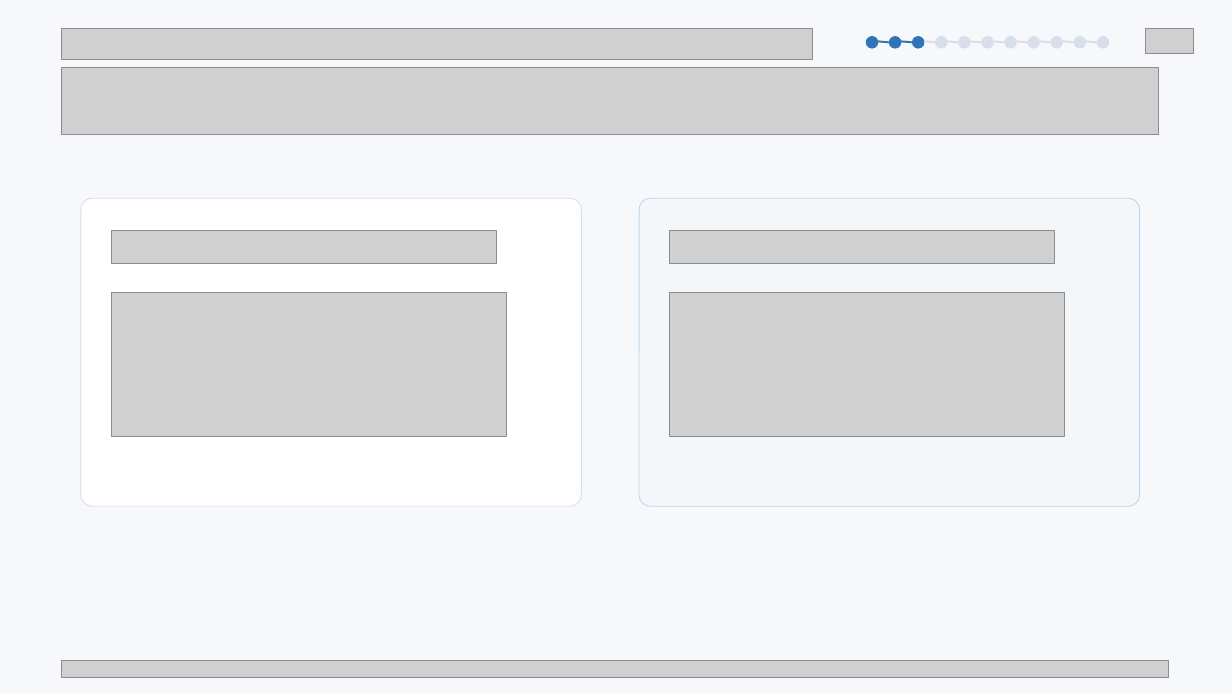
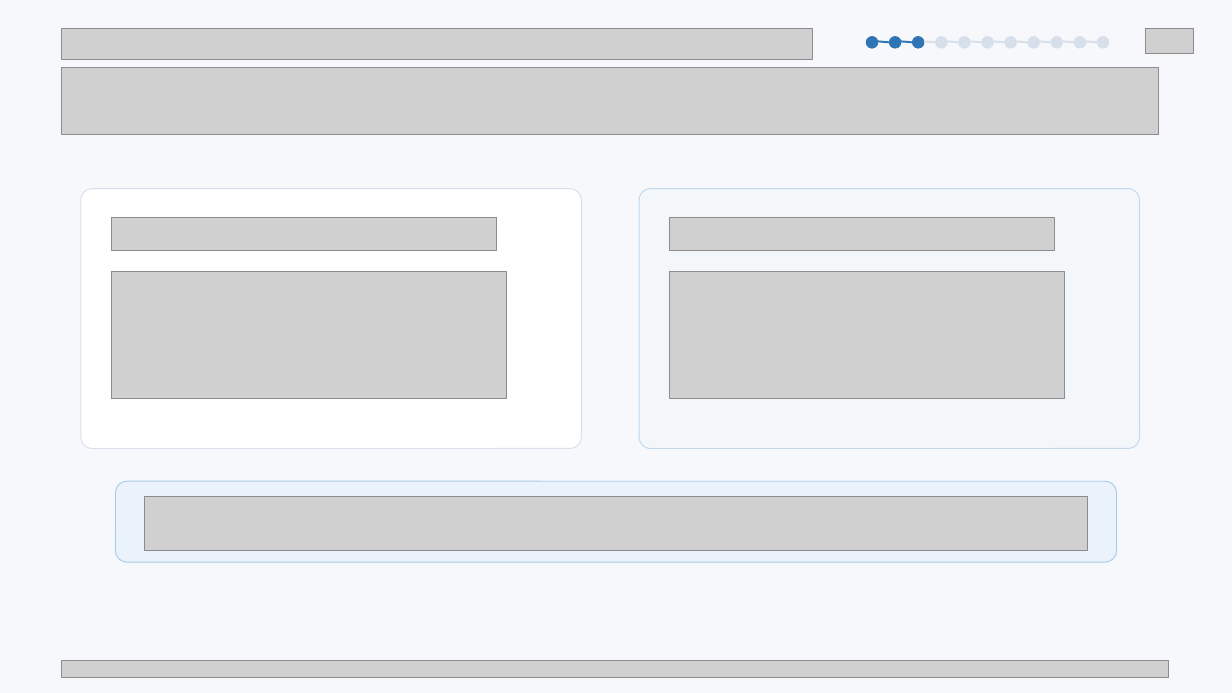
Before and after one commit to why-username/bigdata-agent, a slide deck: slide 5 of output/vehicle-defect-agent.pptx. Drawn at 1232x693 pixels with LibreOffice and Linux fonts; fonts in the diff are those of the drawing; grey boxes stand for pictures. Boxes give left, top, right and bottom in pixels: in the first picture for what was removed or moved away, otherwise in the second. Text is boxed around its words. In the diff, an @@ line names an element or a change of style, - is before the commit and + after.

```diff
--- a/output/vehicle-defect-agent.pptx
+++ b/output/vehicle-defect-agent.pptx
@@ rounded rectangle: place and size @@
-rounded rectangle at <box>81,199,582,506</box>
+rounded rectangle at <box>81,189,582,448</box>
@@ rounded rectangle at <box>81,189,582,448</box>: proportions changed @@
@@ rounded rectangle at <box>640,189,1141,448</box>: proportions changed @@
@@ rounded rectangle: place and size @@
-rounded rectangle at <box>640,199,1141,506</box>
+rounded rectangle at <box>640,189,1141,448</box>
@@ picture: place and size @@
-picture at <box>112,231,497,263</box>
+picture at <box>112,217,497,250</box>
@@ picture: place and size @@
-picture at <box>670,231,1055,263</box>
+picture at <box>670,217,1055,250</box>
@@ picture: place and size @@
-picture at <box>112,293,506,437</box>
+picture at <box>112,272,506,399</box>
@@ picture: place and size @@
-picture at <box>670,293,1065,437</box>
+picture at <box>670,272,1065,399</box>
@@ rounded rectangle added at <box>116,482,1116,563</box>, fill #EAF3FB, outline #A8CBE8 0.75 pt @@
@@ picture added at <box>144,497,1088,551</box> @@
```
Also in this commit, not shown: 1 other slide changed, 4 slides added, 4 slides removed.
